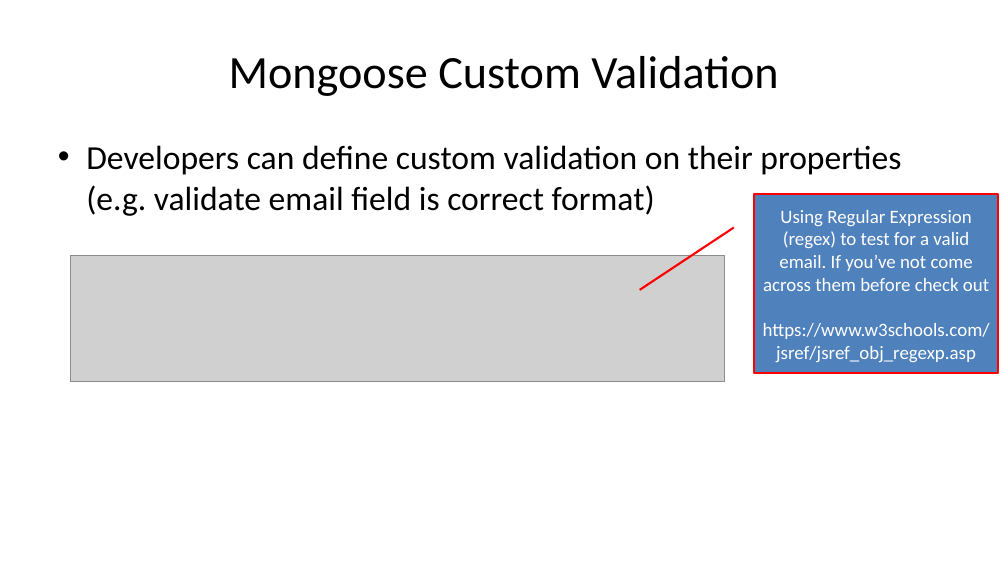
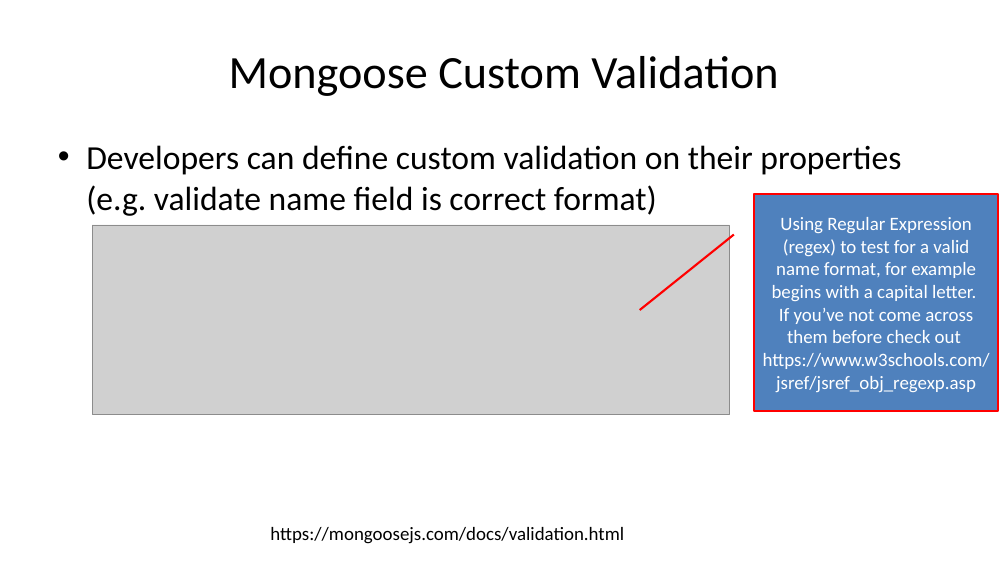
Before and after one commit to diarmuidoconnor/wad2, a slide deck: slide 26 of topic09/talk-0/mongoDB-2020.pptx (slide 25 before the commit). Drawn at 1008x567 pixels with LibreOffice and Linux fonts; fonts in the diff are those of the drawing; grey boxes stand for pictures. Boxes give left, top, right and bottom in pixels: in the first picture for what was removed or moved away, otherwise in the second. Text is boxed around its words. In the diff, an @@ line names an element or a change of style, - is before the commit and + after.

```diff
--- a/topic09/talk-0/mongoDB-2020.pptx
+++ b/topic09/talk-0/mongoDB-2020.pptx
@@ text at (86, 145, 901, 216): text changed @@
-• Developers can define custom validation on their properties (e.g. validate email field is correct format)
+• Developers can define custom validation on their properties (e.g. validate name field is correct format)
@@ border callout "Using Regular Expression (regex) to ...": place and size @@
-border callout "Using Regular Expression (regex) to ..." at (755, 194, 999, 373)
+border callout "Using Regular Expression (regex) to ..." at (755, 194, 999, 411)
@@ picture: place and size @@
-picture at (71, 256, 725, 382)
+picture at (92, 225, 730, 415)
@@ text in border callout at (763, 217, 990, 392): text changed @@
-Using Regular Expression (regex) to test for a valid email. If you’ve not come across them before check out
-https://www.w3schools.com/jsref/jsref_obj_regexp.asp
+Using Regular Expression (regex) to test for a valid name format, for example begins with a capital letter.
+If you’ve not come across them before check out
+https://www.w3schools.com/jsref/jsref_obj_regexp.asp
@@ text added at (270, 527, 624, 544), 18 pt, text #000000 @@
+https://mongoosejs.com/docs/validation.html
```
Also in this commit, not shown: 12 other slides changed, 2 slides added, 3 slides removed, 23 other files.
